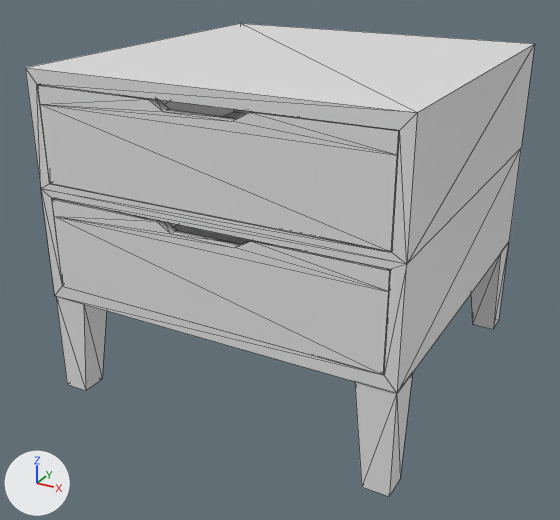
The COLLADA model models/meshes/night_stand.dae, before and after one commit.
One viewpoint serves both versions: a 50 mm lens placed at (0.407, -0.792, 0.519), pointed at (-0.011, -0.032, 0.139). The lights are fixed; the arrows at lower left show +X, +Y and +Z. Mesh edges are drawn as thin lines.

Names of what the first picture shows: 'Nightstand', 'Nightstand_Drawer', 'Nightstand_Drawer.001'.
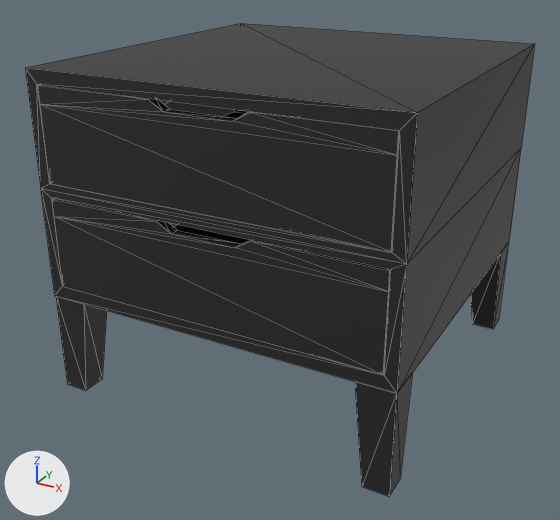
Changed parts and their boxes (x1, y1, x2, y2) in the pictures (560 x 520 px):
'Nightstand', recoloured: (25, 23, 535, 496) in both
'Nightstand_Drawer', recoloured (white to black): (38, 85, 400, 251) in both
'Nightstand_Drawer.001', recoloured (white to black): (52, 198, 391, 375) in both

The change, as a list of edits to the scene's bpy script:
```text
Change mat_some_wood:
    mat_some_wood.base_color: (0.8, 0.8, 0.8) -> (0.0188, 0.0188, 0.0188)  # white #e7e7e7 -> black #252525
```
